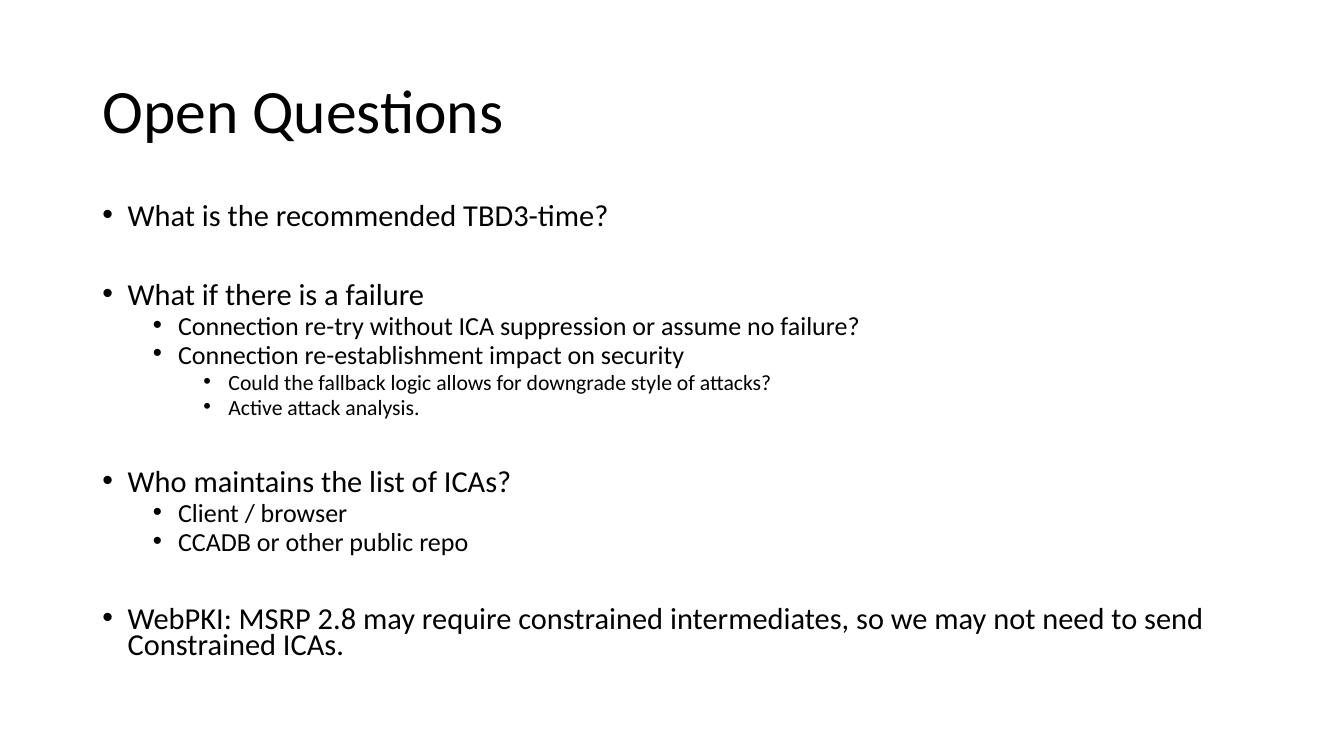
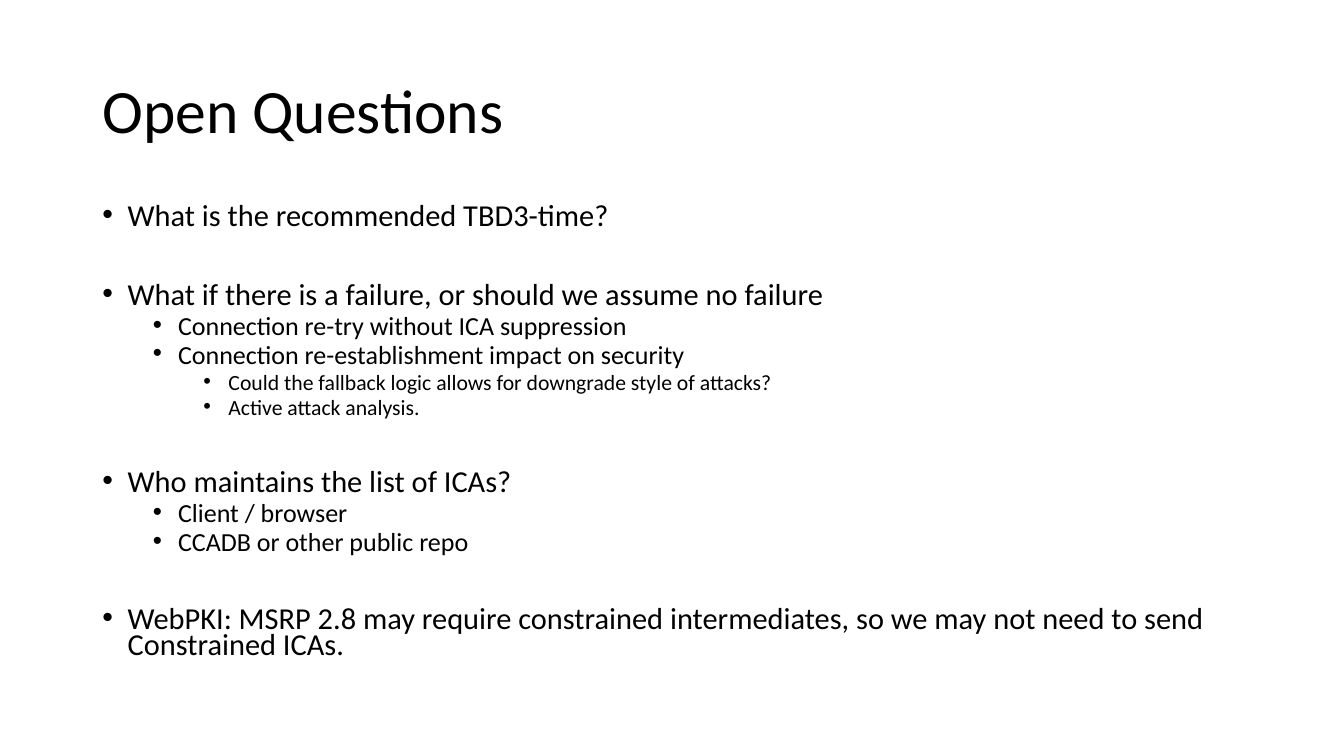
Before and after one commit to csosto-pk/tls-suppress-intermediates, a slide deck: slide 10 of IETF-presos/IETF-113 - draft-kampanakis-tls-scas-latest-00.pptx (slide 8 before the commit). Drawn at 1344x756 pixels with LibreOffice and Linux fonts; fonts in the diff are those of the drawing. Boxes give left, top, right and bottom in pixels: in the first picture for what was removed or moved away, otherwise in the second. Text is boxed around its words. In the diff, an @@ line names an element or a change of style, - is before the commit and + after.

```diff
--- a/IETF-presos/IETF-113 - draft-kampanakis-tls-scas-latest-00.pptx
+++ b/IETF-presos/IETF-113 - draft-kampanakis-tls-scas-latest-00.pptx
@@ text at [128,284,823,340]: text changed; size 18.6 to 21.7 pt @@
-• What if there is a failure
-  • Connection re-try without ICA suppression or assume no failure?
+• What if there is a failure, or should we assume no failure
+  • Connection re-try without ICA suppression
```
Also in this commit, not shown: 3 other slides changed, 2 slides added.
